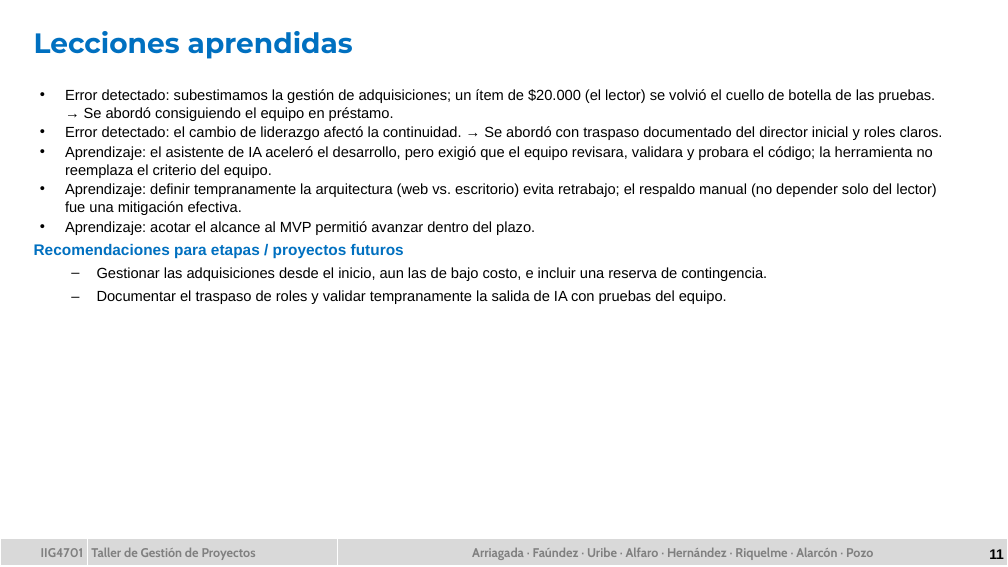
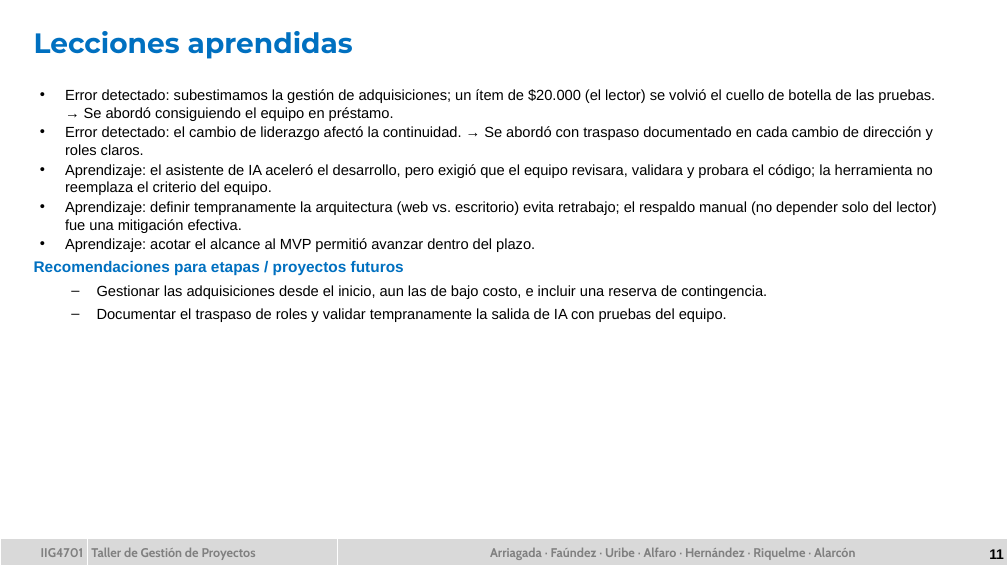
Before and after one commit to miac2098/TGP_Botilleria, a slide deck: slide 11 of Trabajo3_Botilleria_GrupoVerde.pptx. Drawn at 1008x567 pixels with LibreOffice and Linux fonts; fonts in the diff are those of the drawing; background and template pictures are left out. Boxes give left, top, right and bottom in pixels: in the first picture for what was removed or moved away, otherwise in the second. Text is boxed around its words. In the diff, an @@ line names an element or a change of style, - is before the commit and + after.

Commit message:
cambios de director

```diff
--- a/Trabajo3_Botilleria_GrupoVerde.pptx
+++ b/Trabajo3_Botilleria_GrupoVerde.pptx
@@ text at (x1=65, y1=126, x2=933, y2=155): text changed @@
-• Error detectado: el cambio de liderazgo afectó la continuidad. → Se abordó con traspaso documentado del director inicial y roles claros.
+• Error detectado: el cambio de liderazgo afectó la continuidad. → Se abordó con traspaso documentado en cada cambio de dirección y roles claros.
@@ table at (x1=0, y1=538, x2=1008, y2=566) @@
-row 1, column 3: Arriagada · Faúndez · Uribe · Alfaro · Hernández · Riquelme · Alarcón · Pozo
+row 1, column 3: Arriagada · Faúndez · Uribe · Alfaro · Hernández · Riquelme · Alarcón
```
Also in this commit, not shown: 11 other slides changed, 16 other files.
